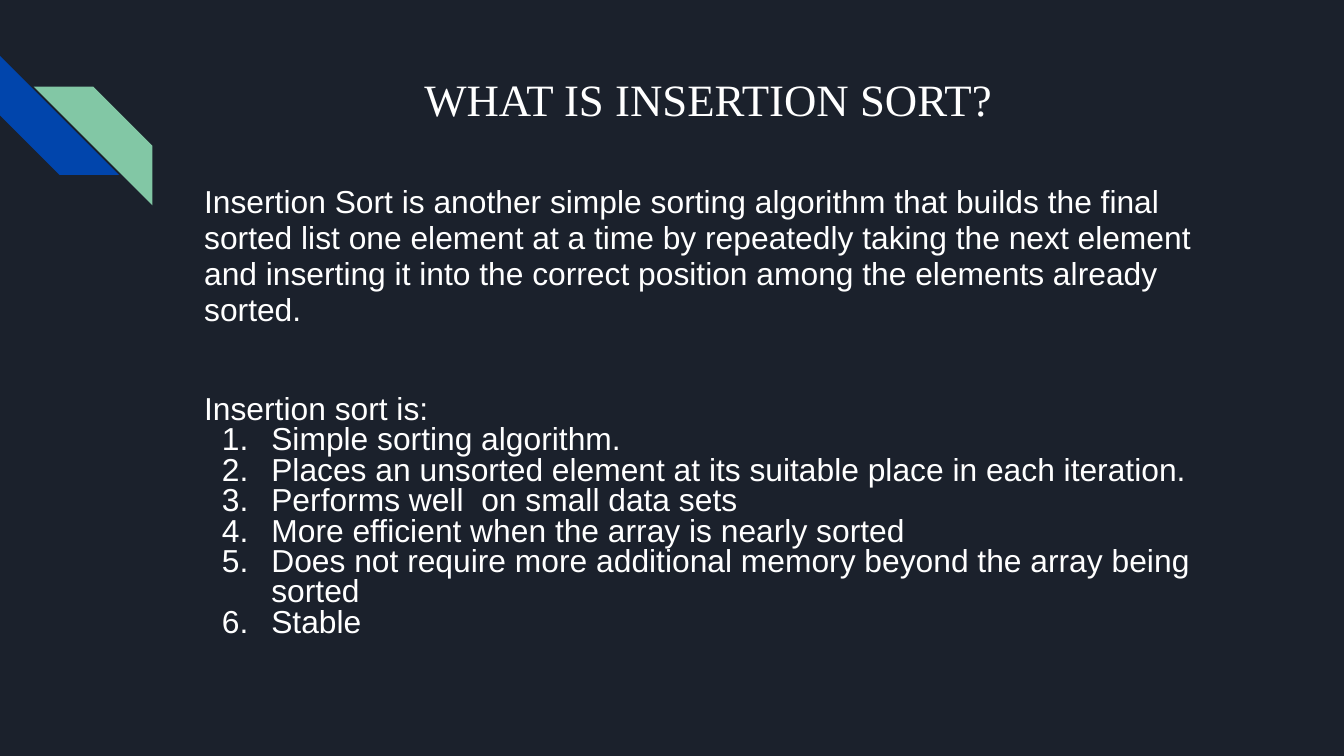
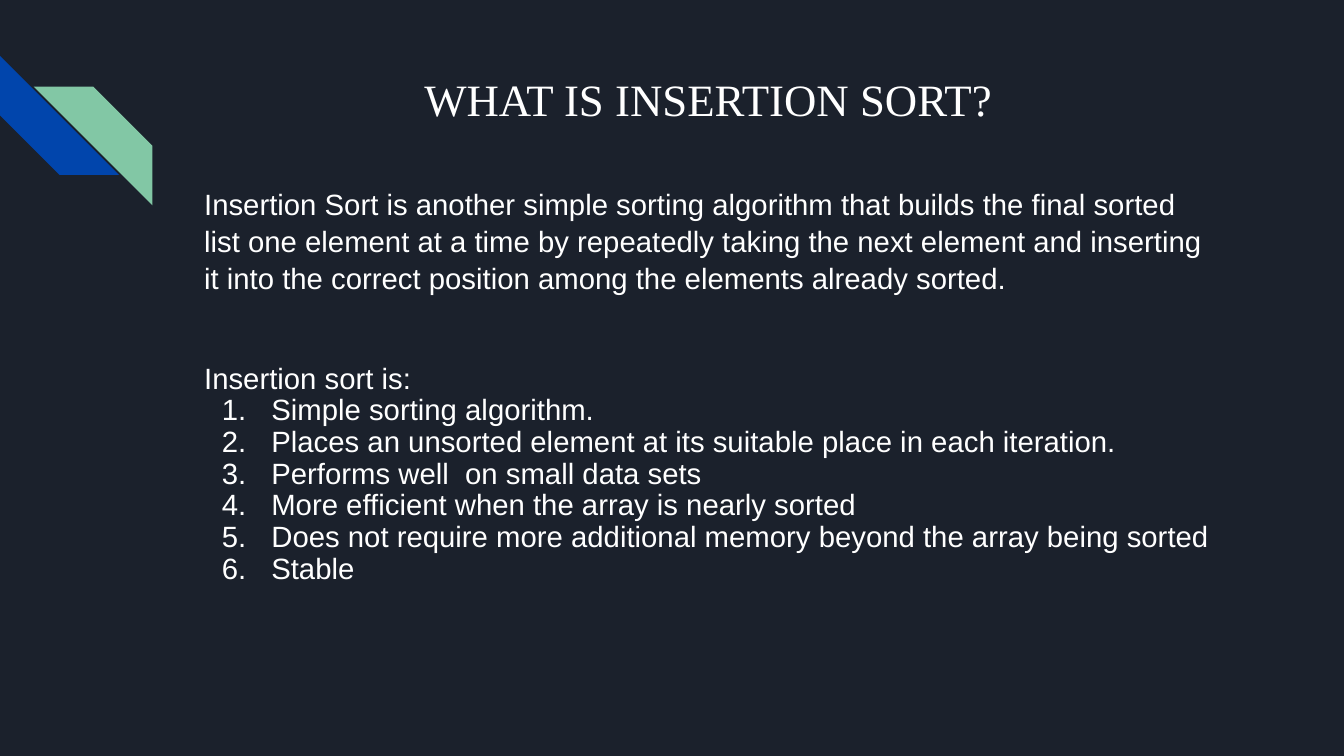
Before and after one commit to smunt97/CS608, a slide deck: slide 14 of Group7_SortingAlgorithms.pptx. Drawn at 1344x756 pixels with LibreOffice and Linux fonts; fonts in the diff are those of the drawing. Boxes give left, top, right and bottom in pixels: in the first picture for what was removed or moved away, otherwise in the second. Text is boxed around its words. In the diff, an @@ line names an element or a change of style, - is before the commit and + after.

```diff
--- a/Group7_SortingAlgorithms.pptx
+++ b/Group7_SortingAlgorithms.pptx
@@ text "Insertion Sort is another simple ..." at (204, 193, 1208, 580): size 17 to 15.7 pt; line spacing 0.95 to 1.05; line spacing 0.8 to 0.9 @@
```
Also in this commit, not shown: 9 other slides changed.
